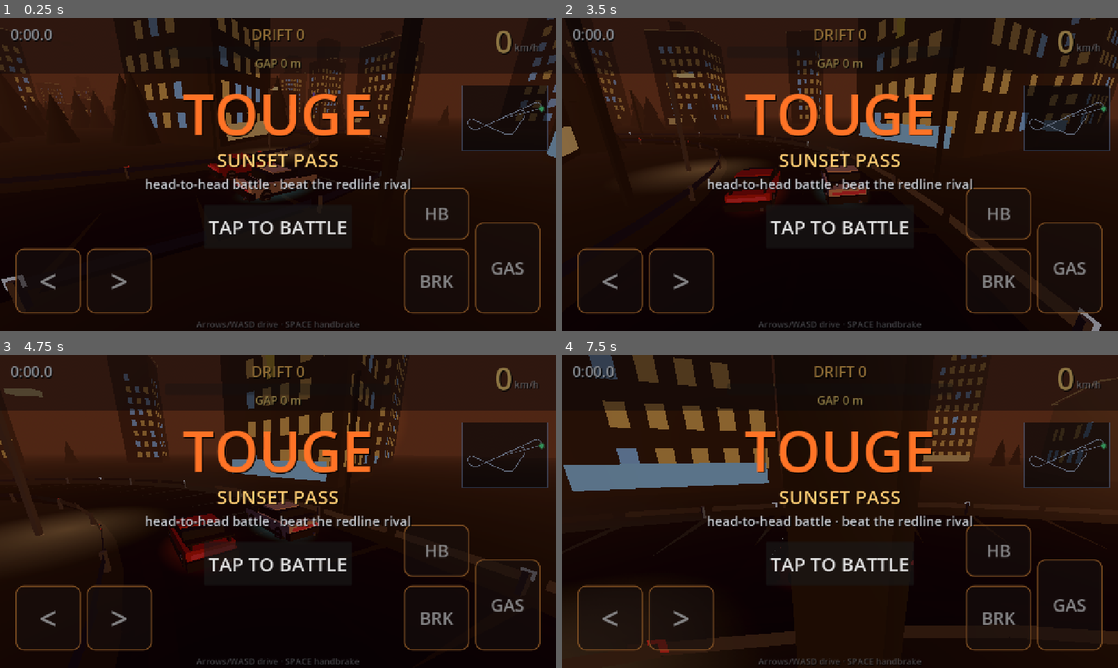
Above: before the commit, frames 1-4 (two rows, left to right).
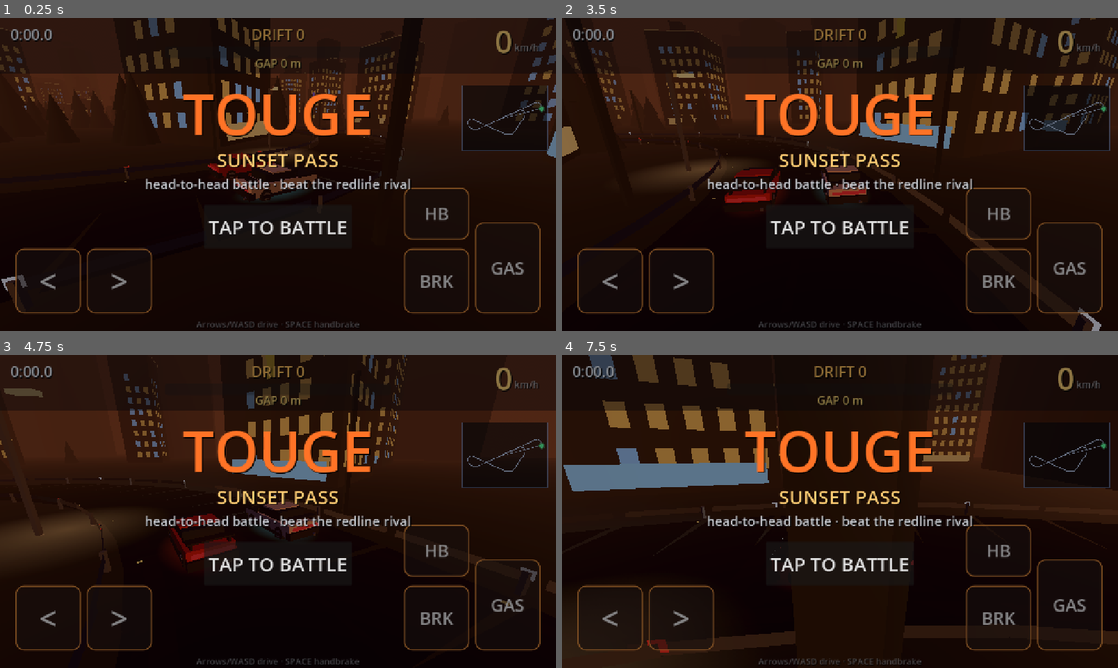
Above: after the commit, the same moments.

Repository: Thefreatbandz/touge
Game: Godot game, scene res://scenes/main.tscn
Same seed, same stepped clock (60 frames per second), same inputs: the game is played once before the commit and once after it.
Inputs:
- Up to frame 1 (0.25 s): no input
- Up to frame 2 (3.5 s): hold Right 0.53-1.28 s; tap Space at 0.77, 1.52, 3.02 s; hold Down 1.28-2.03 s; hold Right 2.03-2.78 s; hold Up from 2.78 s (still down)
- Up to frame 3 (4.75 s): release Up at 3.53 s; hold Left from 3.53 s (still down); tap Space at 3.77, 4.52 s
- Up to frame 4 (7.5 s): release Left at 5.03 s; hold Down 5.03-5.78 s; hold Right 5.78-6.53 s; tap Space at 6.02, 6.77 s; hold Up 6.53-7.28 s; hold Right from 7.28 s (still down)

The runs differ from the first frame. In frame 1, less than 0.1% of the frame differs, in the area x 22-66%, y 38-53%; in frame 2, less than 0.1%; in frame 3, 0.2%; in frame 4, 2.3%, in the area x 24-100%, y 0-54%.

Commit message:
TOUGE: HARDER 2 - gantry signs, skyline, blimp, checkered start, road studs, camera shake

Diff:
--- a/scripts/main.gd
+++ b/scripts/main.gd
@@ -280,6 +280,11 @@
 		_cam.look_at(_look_s)
 	var spd_ratio := clampf(_car.vel.length() / 56.0, 0.0, 1.0)
 	_cam.fov = lerpf(_cam.fov, 68.0 + spd_ratio * 14.0, 1.0 - exp(-4.0 * dt))
+	# subtle speed shake
+	if _state == State.RACING and spd_ratio > 0.55:
+		var sh := (spd_ratio - 0.55) * 0.35
+		var t := Time.get_ticks_msec() * 0.001
+		_cam.global_position += Vector3(sin(t * 39.0) * sh * 0.4, cos(t * 47.0) * sh * 0.3, 0)
 
 func _ai_inputs() -> Array:
 	# pure-pursuit rival: chase a lookahead point, brake for curvature, rubber-band
--- a/scripts/track.gd
+++ b/scripts/track.gd
@@ -17,6 +17,8 @@
 var _mat_flat: StandardMaterial3D
 var _mat_emit: StandardMaterial3D
 var _mat_gray: StandardMaterial3D
+var _blimp: Node3D
+var _blimp_angle := 0.0
 
 func generate(seed: int) -> void:
 	_mat_flat = StandardMaterial3D.new()
@@ -277,6 +279,10 @@
 	_build_rail_markers()
 	_build_sky_extras(rng)
 	_build_clouds(rng)
+	_build_gantries(rng)
+	_build_skyline(rng)
+	_build_blimp(rng)
+	_build_studs()
 
 func _build_gates() -> void:
 	for g in [[start_idx - 14, Color(0.2, 1.0, 0.9)], [finish_idx, Color(1.0, 0.75, 0.2)]]:
@@ -812,7 +818,147 @@
 			var c := p + t * (k * 1.5) + up * 0.02
 			_quad(c - s * 3.4, c + s * 3.4, c - s * 3.4 + t * 0.75, c + s * 3.4 + t * 0.75,
 				Color(0.70, 0.73, 0.78), up)
+	# checkered start line
+	var sp: Vector3 = points[start_idx]
+	var ss: Vector3 = sides[start_idx]
+	var st: Vector3 = tangents[start_idx]
+	for row in range(2):
+		for col in range(10):
+			var cc := sp + st * (row * 0.9 - 0.45) + ss * (col * 0.9 - 4.05) + up * 0.03
+			var sqc := Color(0.85, 0.85, 0.86) if (row + col) % 2 == 0 else Color(0.05, 0.05, 0.06)
+			_quad(cc - ss * 0.45, cc + ss * 0.45,
+				cc - ss * 0.45 + st * 0.9, cc + ss * 0.45 + st * 0.9, sqc, up)
 	_finish(self, _mat_flat)
+
+func _build_gantries(rng: RandomNumberGenerator) -> void:
+	# overhead highway signs: poles + beam + green panels + text
+	var texts := ["TOUGE", "DOWNTOWN", "HARBOR", "EXIT 90"]
+	var spots: Array = []  # [pos, side, tangent]
+	var n := 0
+	var guard := 0
+	while n < 4 and guard < 500:
+		guard += 1
+		var i := rng.randi_range(40, COUNT - 40)
+		var bp: Vector3 = points[i]
+		var s: Vector3 = sides[i]
+		var t: Vector3 = tangents[i]
+		var ok := true
+		for sgn: float in [-1.0, 1.0]:
+			var pp := bp + s * (sgn * 6.8)
+			for j in range(maxi(0, i - 8), mini(COUNT, i + 9)):
+				var dx := pp.x - points[j].x
+				var dz := pp.z - points[j].z
+				if dx * dx + dz * dz < 42.0:
+					ok = false
+					break
+		if not ok:
+			continue
+		n += 1
+		spots.append([bp, s, t])
+	_begin()
+	var post_c := Color(0.14, 0.15, 0.17)
+	for sp in spots:
+		var bp: Vector3 = sp[0]
+		var s: Vector3 = sp[1]
+		for sgn: float in [-1.0, 1.0]:
+			_box_at(bp + s * (sgn * 6.8) + Vector3(0, 4.0, 0), Vector3(0.4, 8.0, 0.4), 0.0, post_c)
+		# beam across (long axis spans the road along the side vector)
+		_box_at(bp + Vector3(0, 7.8, 0), Vector3(14.5, 0.5, 0.5), atan2(-s.z, s.x), post_c)
+	_finish(self, _mat_flat)
+	_begin()
+	var up := Vector3(0, 1, 0)
+	for spi in range(spots.size()):
+		var bp: Vector3 = spots[spi][0]
+		var s: Vector3 = spots[spi][1]
+		var t: Vector3 = spots[spi][2]
+		var to_driver := -t
+		for panel_i in range(2):
+			var off := -3.4 + panel_i * 6.8
+			var pc := bp + s * off + Vector3(0, 6.4, 0)
+			var hw := 2.9
+			var hh := 0.85
+			# green panel
+			_quad(pc - s * hw - up * hh, pc + s * hw - up * hh,
+				pc - s * hw + up * hh, pc + s * hw + up * hh,
+				Color(0.04, 0.28, 0.14), to_driver)
+			# white border
+			var bt := 0.09
+			_quad(pc - s * (hw + bt) + up * (hh - bt), pc + s * (hw + bt) + up * (hh - bt),
+				pc - s * (hw + bt) + up * hh, pc + s * (hw + bt) + up * hh,
+				Color(0.85, 0.88, 0.85), to_driver)
+	_finish(self, _mat_emit)
+	# text on panels
+	for spi in range(spots.size()):
+		var bp: Vector3 = spots[spi][0]
+		var s: Vector3 = spots[spi][1]
+		var t: Vector3 = spots[spi][2]
+		for panel_i in range(2):
+			var off := -3.4 + panel_i * 6.8
+			var lab := Label3D.new()
+			lab.text = texts[(spi * 2 + panel_i) % texts.size()]
+			lab.font_size = 64
+			lab.pixel_size = 0.022
+			lab.modulate = Color(0.92, 0.95, 0.92)
+			lab.shaded = false
+			lab.rotation.y = atan2(-t.x, -t.z)
+			lab.position = bp + s * off + Vector3(0, 6.4, 0) - t * 0.15
+			add_child(lab)
+
+func _build_skyline(rng: RandomNumberGenerator) -> void:
+	# distant silhouette towers for depth
+	var c := (points[0] + points[COUNT / 2]) * 0.5
+	_begin()
+	for k in range(28):
+		var ang := TAU * k / 28.0 + rng.randf_range(-0.1, 0.1)
+		var rad := rng.randf_range(300.0, 430.0)
+		var w := rng.randf_range(25.0, 55.0)
+		var h := rng.randf_range(60.0, 130.0)
+		var d := rng.randf_range(25.0, 55.0)
+		var bp := c + Vector3(cos(ang) * rad, 0, sin(ang) * rad)
+		var shade := rng.randf_range(0.8, 1.2)
+		_box_at(bp + Vector3(0, h * 0.5, 0), Vector3(w, h, d), rng.randf_range(0, TAU),
+			Color(0.10 * shade, 0.07 * shade, 0.12 * shade))
+	_finish(self, _mat_flat)
+
+func _build_blimp(rng: RandomNumberGenerator) -> void:
+	# slow advertising blimp with a neon sign
+	var c := (points[0] + points[COUNT / 2]) * 0.5
+	_blimp = Node3D.new()
+	_blimp.position = c + Vector3(120, 120, -80)
+	add_child(_blimp)
+	_begin()
+	var body_c := Color(0.55, 0.30, 0.35)
+	_box_at(Vector3(0, 0, 0), Vector3(7, 7, 22), 0.0, body_c)
+	_box_at(Vector3(0, 1.5, 9.5), Vector3(0.5, 5, 4), 0.0, body_c)   # top fin
+	_box_at(Vector3(0, 0, 10.5), Vector3(6, 0.5, 3.5), 0.0, body_c)  # tail wings
+	_box_at(Vector3(0, -4.6, 2), Vector3(3, 2.2, 6), 0.0, Color(0.12, 0.12, 0.15))  # gondola
+	_finish(_blimp, _mat_flat)
+	_begin()
+	_quad(Vector3(-3.6, -1, -8), Vector3(3.6, -1, -8), Vector3(-3.6, 1.6, -8), Vector3(3.6, 1.6, -8),
+		Color(1.0, 0.45, 0.15), Vector3(0, 0, -1))
+	_quad(Vector3(3.6, -1, 8), Vector3(-3.6, -1, 8), Vector3(3.6, 1.6, 8), Vector3(-3.6, 1.6, 8),
+		Color(1.0, 0.45, 0.15), Vector3(0, 0, 1))
+	_finish(_blimp, _mat_emit)
+	var lab := Label3D.new()
+	lab.text = "TOUGE"
+	lab.font_size = 96
+	lab.pixel_size = 0.03
+	lab.modulate = Color(1.0, 0.85, 0.4)
+	lab.outline_size = 14
+	lab.outline_modulate = Color(0, 0, 0, 1)
+	lab.billboard = BaseMaterial3D.BILLBOARD_ENABLED
+	lab.shaded = false
+	lab.position = Vector3(0, 0.5, -11.5)
+	_blimp.add_child(lab)
+	_blimp_angle = rng.randf_range(0, TAU)
+
+func _process(dt: float) -> void:
+	# blimp slow orbit
+	if _blimp:
+		_blimp_angle += dt * 0.02
+		var c := (points[0] + points[COUNT / 2]) * 0.5
+		_blimp.position = c + Vector3(cos(_blimp_angle) * 150.0, 120.0, sin(_blimp_angle) * 150.0)
+		_blimp.rotation.y = -_blimp_angle
 
 func _build_clouds(rng: RandomNumberGenerator) -> void:
 	# chunky PS1 clouds, warm-lit
@@ -835,6 +981,22 @@
 			_box_at(base + _rot_y(off, yaw), sz, yaw, Color(0.85, 0.55, 0.45))
 	_finish(self, cloud_mat)
 
+func _build_studs() -> void:
+	# glowing road studs along the edge lines
+	_begin()
+	var up := Vector3(0, 1, 0)
+	var k := 0
+	while k < COUNT - 1:
+		for sgn: float in [-1.0, 1.0]:
+			var sp: Vector3 = points[k] + sides[k] * (sgn * 4.45) + up * 0.06
+			var t: Vector3 = tangents[k]
+			var s := 0.09
+			_quad(sp - t * s - sides[k] * s, sp + t * s - sides[k] * s,
+				sp - t * s + sides[k] * s, sp + t * s + sides[k] * s,
+				Color(1.0, 0.80, 0.40), up)
+		k += 2
+	_finish(self, _mat_emit)
+
 # --- queries ----------------------------------------------------------------
 
 func query(pos: Vector3, hint: int) -> Vector3:
Not shown, changed: build/web/index.html
Not shown, changed: build/web/index.pck
Not shown, changed: docs/index.html
Not shown, changed: docs/touge.html
Not shown, changed: docs/touge.pck
